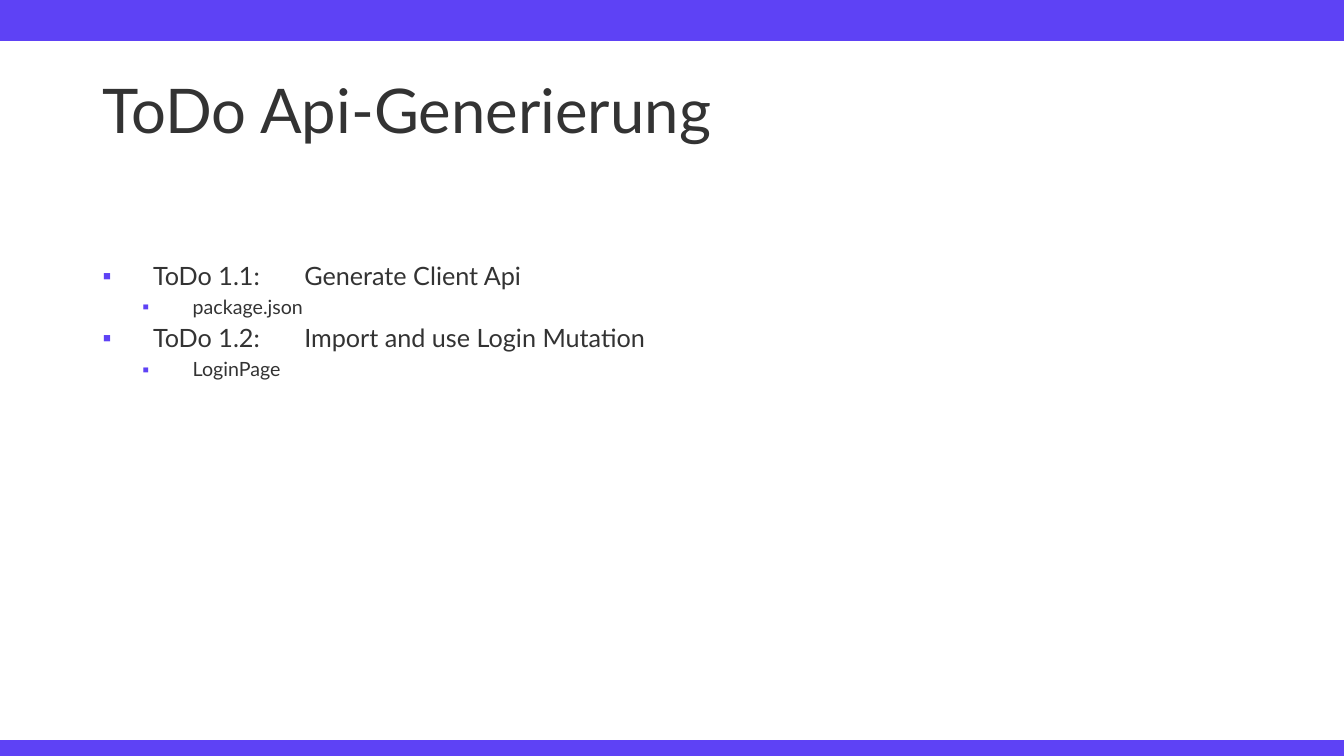
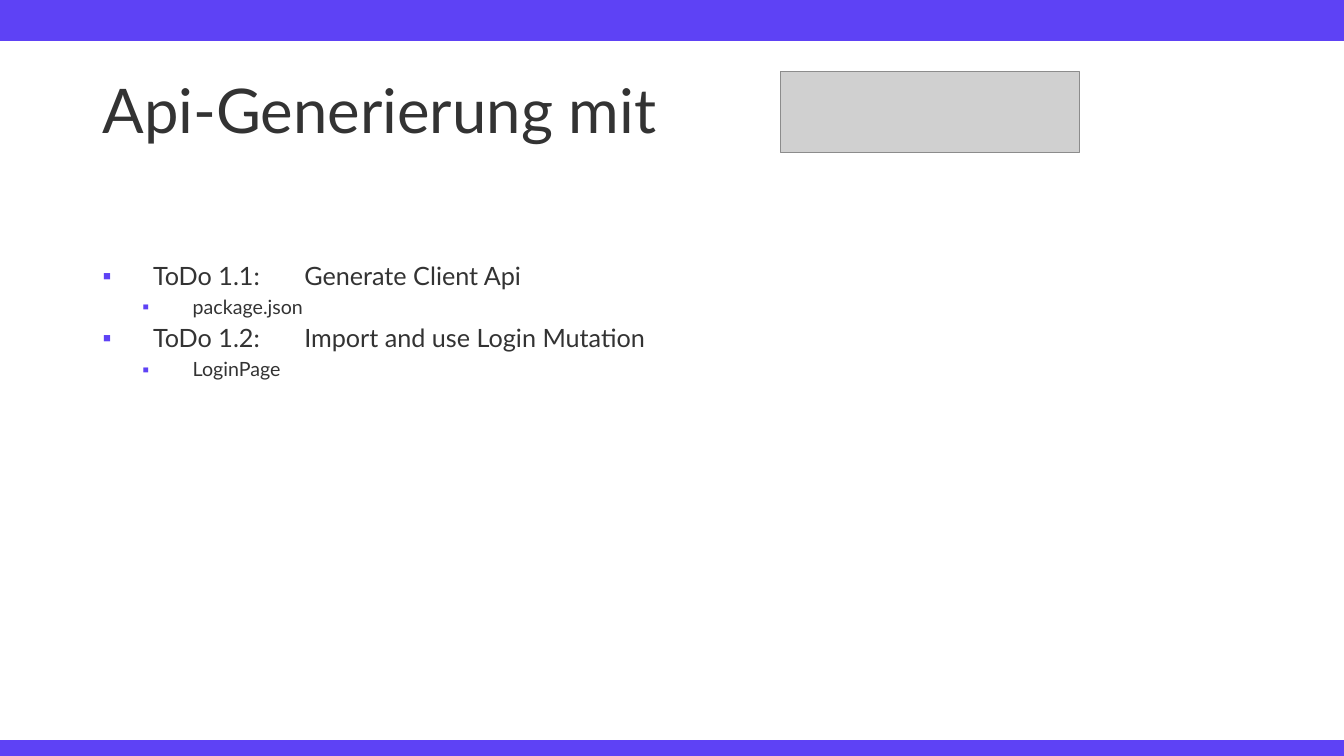
Before and after one commit to TimFehrmannAclue/techlabor_trainings_react_advanced, a slide deck: slide 15 of training_react_advanced.pptx. Drawn at 1344x756 pixels with LibreOffice and Linux fonts; fonts in the diff are those of the drawing; grey boxes stand for pictures; background and template pictures are left out. Boxes give left, top, right and bottom in pixels: in the first picture for what was removed or moved away, otherwise in the second. Text is boxed around its words. In the diff, an @@ line names an element or a change of style, - is before the commit and + after.

```diff
--- a/training_react_advanced.pptx
+++ b/training_react_advanced.pptx
@@ title at bbox=[102, 88, 656, 144]: text changed @@
-ToDo Api-Generierung
+Api-Generierung mit
@@ picture added at bbox=[780, 72, 1079, 152] @@
```
Also in this commit, not shown: 1 other slide changed, 1 slide added, 2 slides removed.
